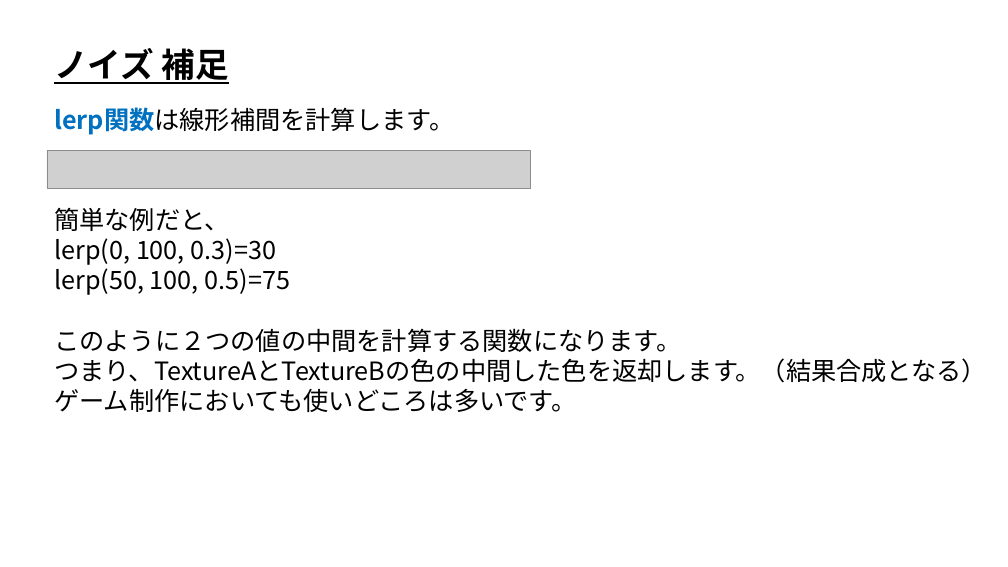
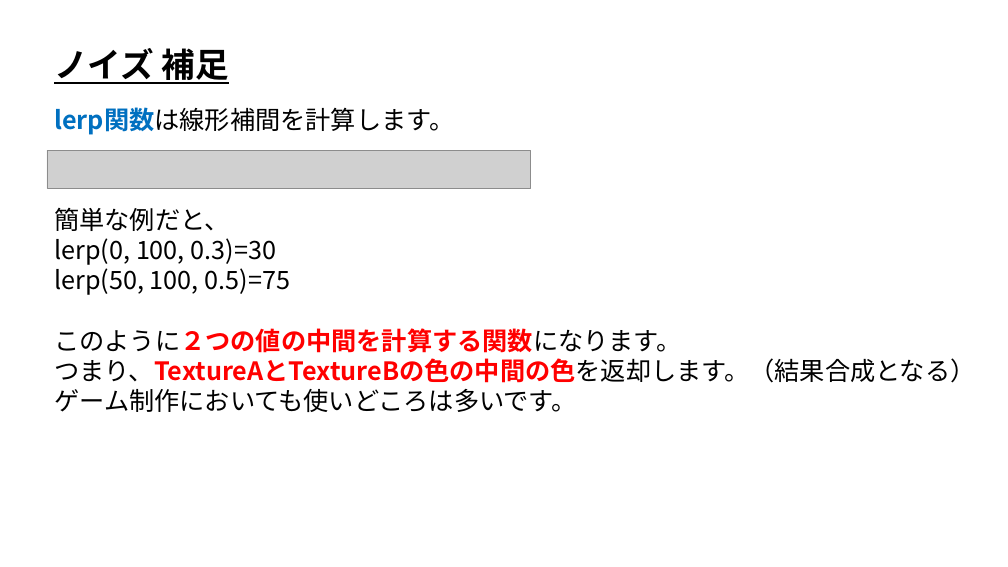
Before and after one commit to ArakiYusuke-Ohara/Textbook, a slide deck: slide 7 of ゲーム科2年/01_後期/ゲームプログラミング応用Ⅰ/06_ノイズ.pptx. Drawn at 1008x567 pixels with LibreOffice and Linux fonts; fonts in the diff are those of the drawing; grey boxes stand for pictures. Boxes give left, top, right and bottom in pixels: in the first picture for what was removed or moved away, otherwise in the second. Text is boxed around its words. In the diff, an @@ line names an element or a change of style, - is before the commit and + after.

```diff
--- a/ゲーム科2年/01_後期/ゲームプログラミング応用Ⅰ/06_ノイズ.pptx
+++ b/ゲーム科2年/01_後期/ゲームプログラミング応用Ⅰ/06_ノイズ.pptx
@@ text at <box>54,328,681,353</box>: text colour #000000 to #FF0000, bold on in "このように２つの値の中間を計算する関数になります。" @@
@@ text at <box>54,358,975,383</box>: text changed; text colour #000000 to #FF0000; bold on @@
-つまり、TextureAとTextureBの色の中間した色を返却します。（結果合成となる）
+つまり、TextureAとTextureBの色の中間の色を返却します。（結果合成となる）
```
Also in this commit, not shown: 2 other slides changed, 1 slide added, 13 other files.
